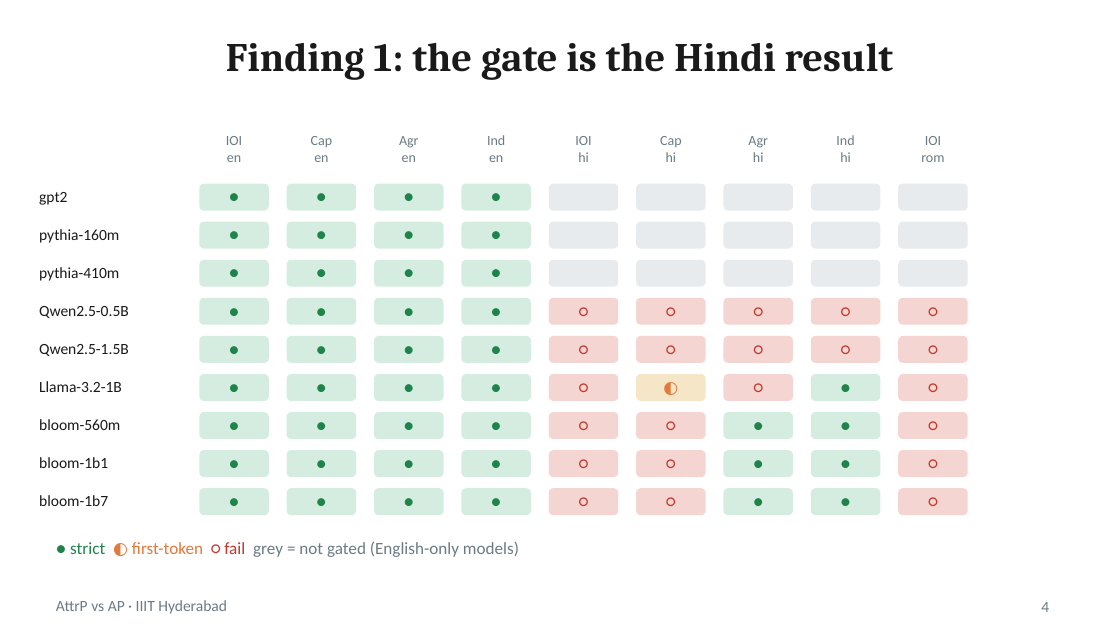
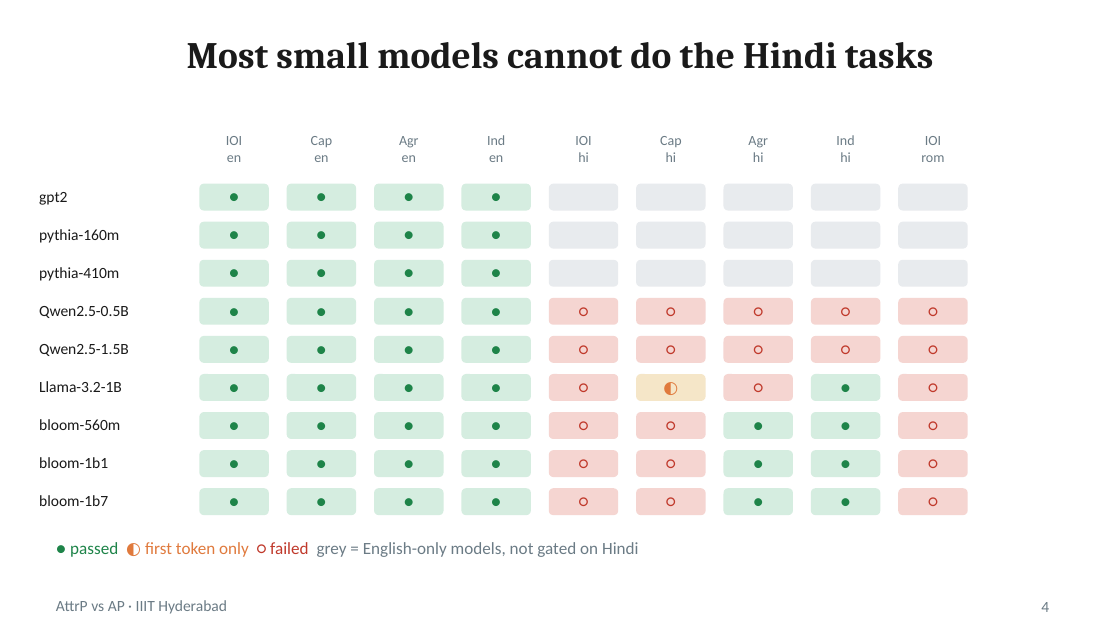
Before and after one commit to hrishirajmitra/attrp-ap-hindi, a slide deck: slide 4 of slides/results/results_deck.pptx. Drawn at 1120x630 pixels with LibreOffice and Linux fonts; fonts in the diff are those of the drawing. Boxes give left, top, right and bottom in pixels: in the first picture for what was removed or moved away, otherwise in the second. Text is boxed around its words. In the diff, an @@ line names an element or a change of style, - is before the commit and + after.

```diff
--- a/slides/results/results_deck.pptx
+++ b/slides/results/results_deck.pptx
@@ title at (x1=187, y1=42, x2=933, y2=69): text changed; size 26 to 24 pt @@
-Finding 1: the gate is the Hindi result
+Most small models cannot do the Hindi tasks
@@ text at (x1=70, y1=542, x2=639, y2=557): text changed @@
-● strict ◐ first-token ○ fail grey = not gated (English-only models)
+● passed ◐ first token only ○ failed grey = English-only models, not gated on Hindi
```
Also in this commit, not shown: 11 other slides changed, 5 other files.
